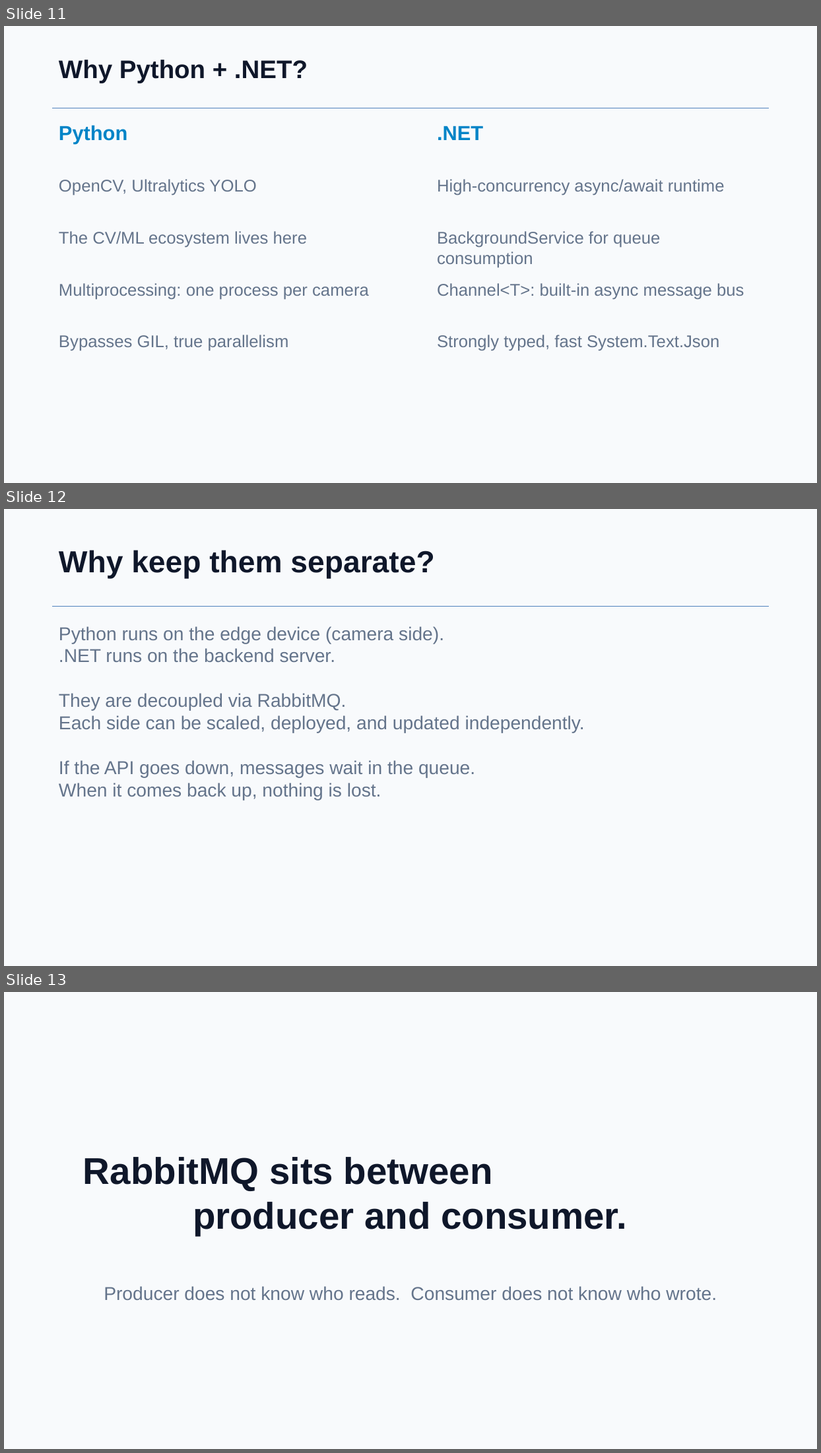
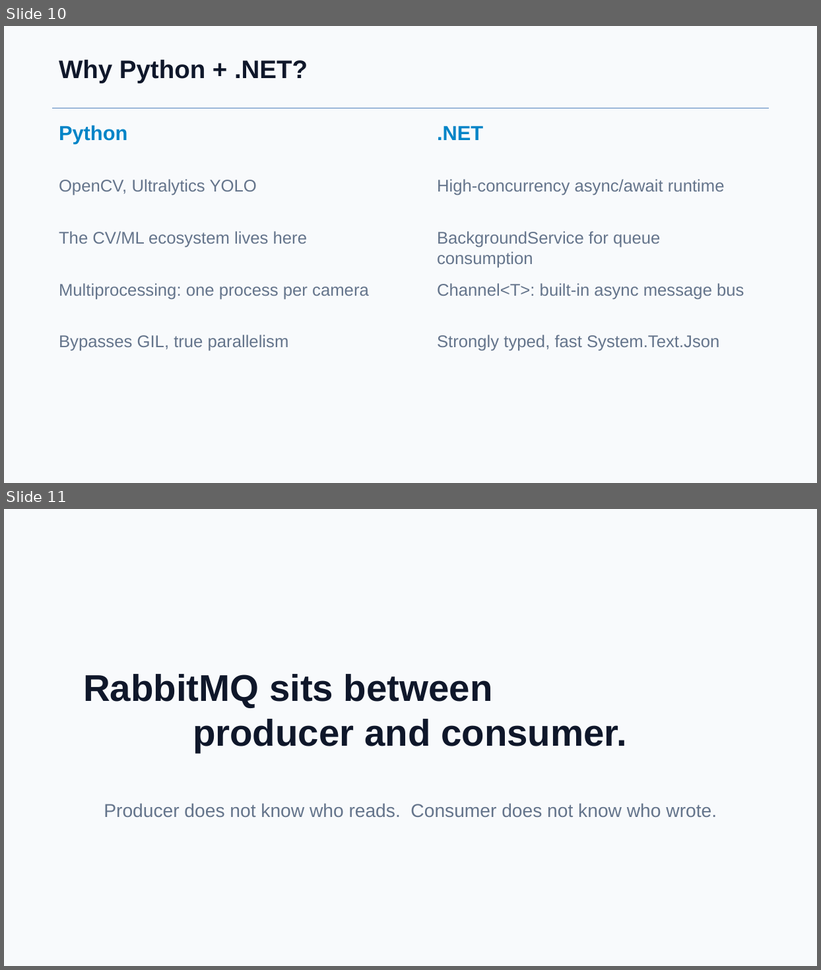
Before and after one commit to AhmadovMahammad/train-seat-monitor, a slide deck: docs/presentation.pptx. Shown one above the other, each under a label of ours: slides 11, 12 and 13 before the commit, slides 10 and 11 after it. The pictures are 821x1453 and 821x970 pixels, drawn with LibreOffice and Linux fonts; fonts in the diff are those of the drawing. Boxes give left, top, right and bottom in pixels: in the first picture for what was removed or moved away, otherwise in the second. Text is boxed around its words. In the diff, an @@ line names an element or a change of style, - is before the commit and + after.

```diff
--- a/docs/presentation.pptx
+++ b/docs/presentation.pptx
@@ slide 12 removed at [4, 509, 817, 966], background #F8FAFC @@
@@ text removed at [59, 550, 434, 579] @@
-Why keep them separate?
@@ line removed from (53, 607) to (768, 607) @@
@@ text removed at [59, 626, 585, 801] @@
-Python runs on the edge device (camera side).
-.NET runs on the backend server.
-They are decoupled via RabbitMQ.
-Each side can be scaled, deployed, and updated independently.
-If the API goes down, messages wait in the queue.
-When it comes back up, nothing is lost.
@@ what was slide 11 is now slide 10 @@
@@ what was slide 13 is now slide 11 @@
```
Also in this commit, not shown: 1 slide changed, 5 other slides removed, 45 other files.
